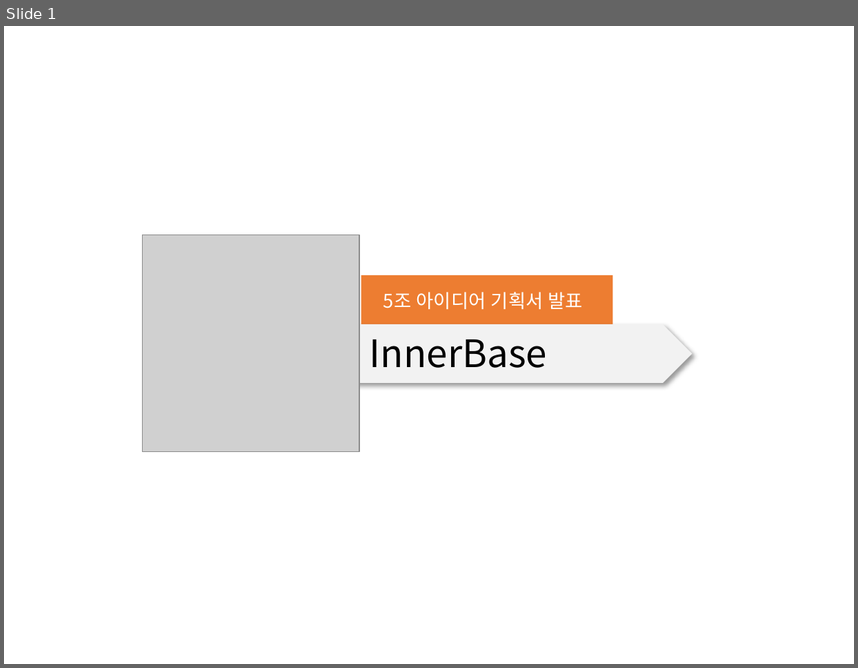
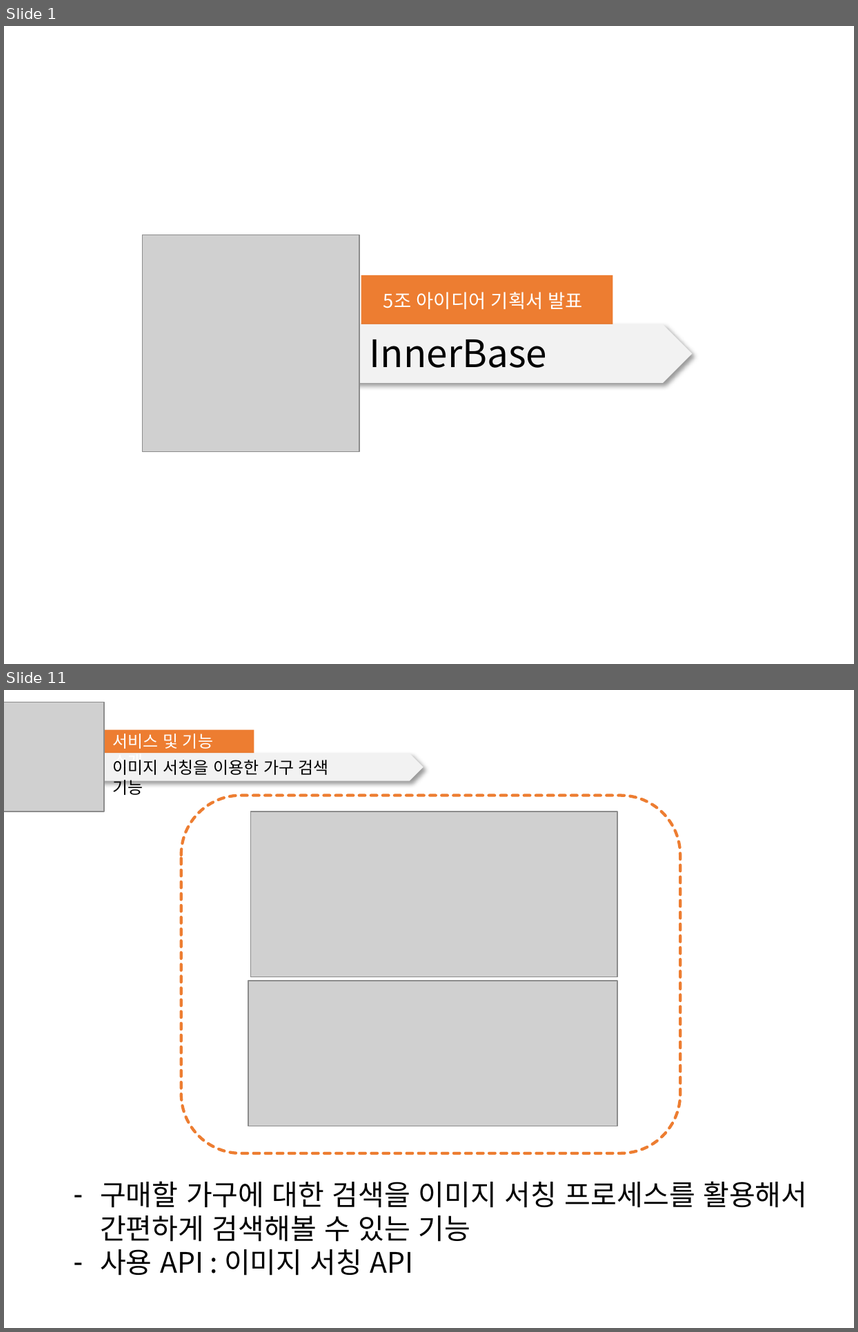
Before and after one commit to Bik00/WD3A5_Project, a slide deck: 기획서/03_기획 발표 프레젠테이션.pptx. Shown one above the other, each under a label of ours: slide 1 before the commit, slides 1 and 11 after it; the slides between them are not shown. The pictures are 858x668 and 858x1332 pixels, drawn with LibreOffice and Linux fonts; fonts in the diff are those of the drawing; grey boxes stand for pictures. Boxes give left, top, right and bottom in pixels: in the first picture for what was removed or moved away, otherwise in the second. Text is boxed around its words. In the diff, an @@ line names an element or a change of style, - is before the commit and + after.

```diff
--- a/기획서/03_기획 발표 프레젠테이션.pptx
+++ b/기획서/03_기획 발표 프레젠테이션.pptx
@@ slide 11 added at (4,690,854,1328), background #FFFFFF @@
@@ picture added at (4,702,103,811) @@
@@ rectangle added at (83,730,254,753), fill #ED7D31 @@
@@ text added at (112,733,213,771), 14 pt, text #FFFFFF @@
+서비스 및 기능 소개
@@ pentagon arrow added at (64,753,423,781), fill #F2F2F2 @@
@@ text added at (112,760,329,795), 14 pt, text #000000 @@
+이미지 서칭을 이용한 가구 검색 기능
@@ rounded rectangle added at (181,796,680,1153), outline #ED7D31 2.5 pt dashed @@
@@ picture added at (250,811,618,976) @@
@@ picture added at (248,980,617,1126) @@
@@ rectangle added at (4,1133,854,1163), fill #FFFFFF @@
@@ text added at (100,1181,807,1275), 24 pt, text #000000 @@
+– 구매할 가구에 대한 검색을 이미지 서칭 프로세스를 활용해서 간편하게 검색해볼 수 있는 기능
+– 사용 API : 이미지 서칭 API
```
Also in this commit, not shown: 16 other slides added, 13 other files.
